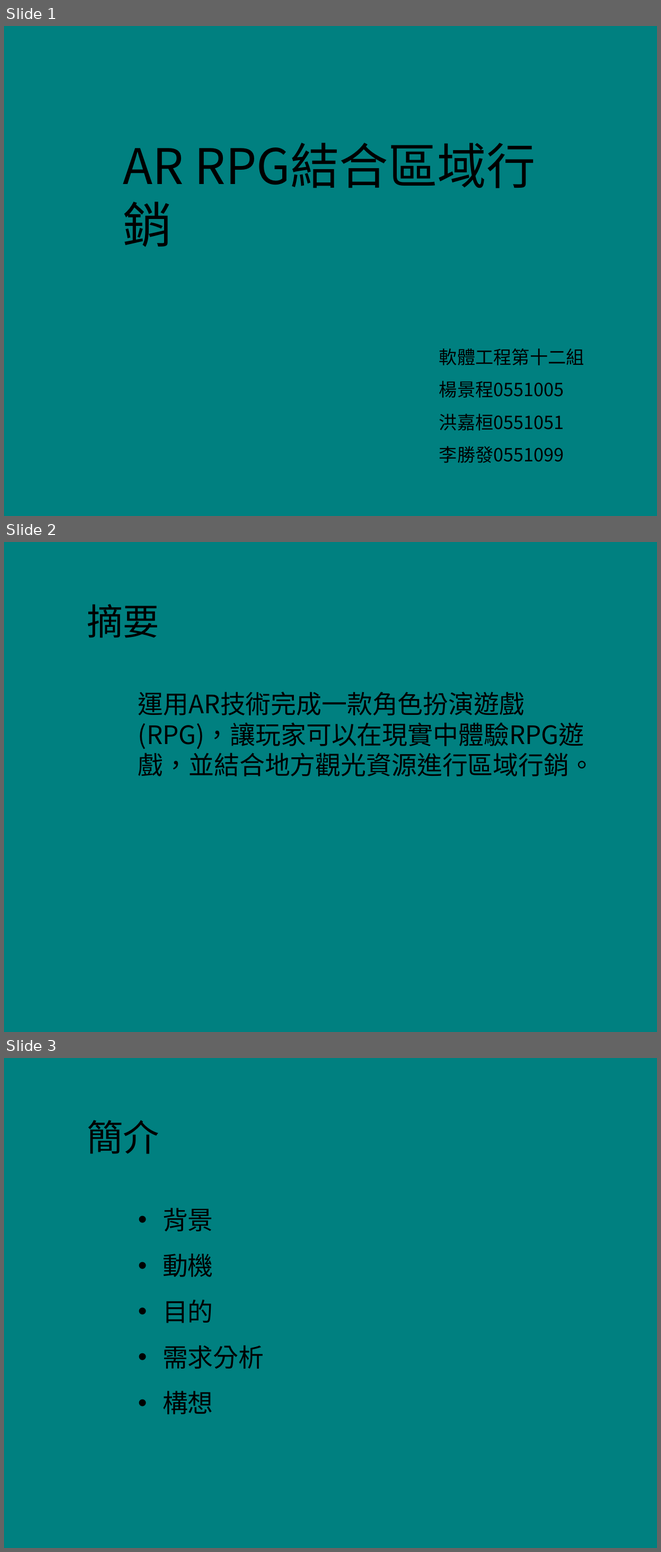
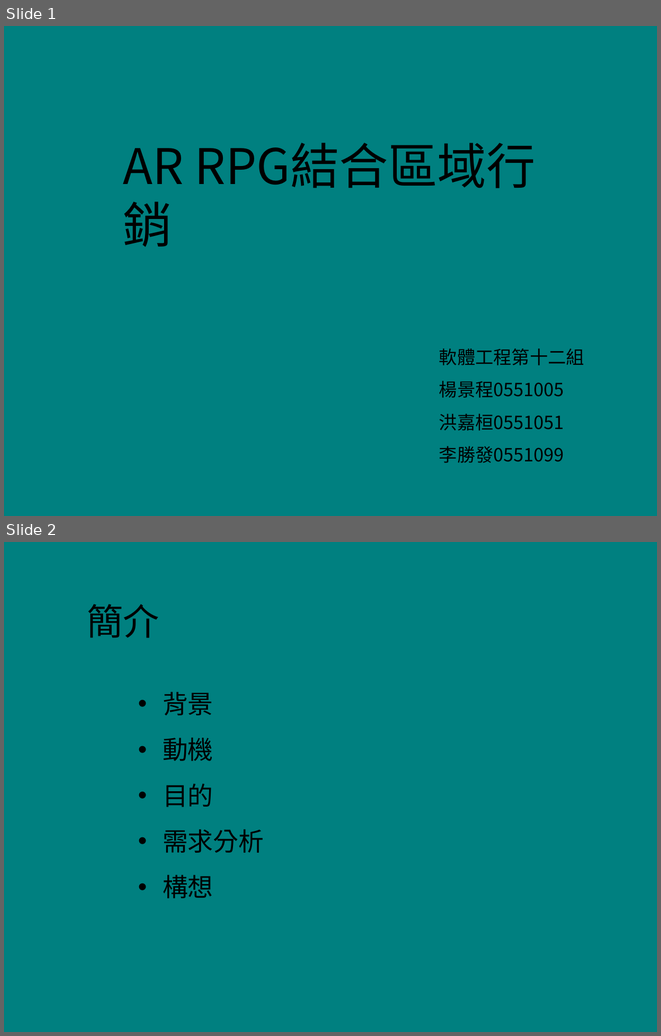
Before and after one commit to 02543420/107_SE_Team-12, a slide deck: 107_SE_Team12_AR RPG結合區域行銷.pptx. Shown one above the other, each under a label of ours: slides 1, 2 and 3 before the commit, slides 1 and 2 after it. The pictures are 661x1552 and 661x1036 pixels, drawn with LibreOffice and Linux fonts; fonts in the diff are those of the drawing; background and template pictures are left out. Boxes give left, top, right and bottom in pixels: in the first picture for what was removed or moved away, otherwise in the second. Text is boxed around its words. In the diff, an @@ line names an element or a change of style, - is before the commit and + after.

```diff
--- a/107_SE_Team12_AR RPG結合區域行銷.pptx
+++ b/107_SE_Team12_AR RPG結合區域行銷.pptx
@@ slide 2 removed at bbox=[4, 542, 657, 1032], background picture (left out) @@
@@ title removed at bbox=[87, 604, 159, 638] @@
-摘要
@@ text removed at bbox=[138, 691, 594, 776] @@
-運用AR技術完成一款角色扮演遊戲(RPG)，讓玩家可以在現實中體驗RPG遊戲，並結合地方觀光資源進行區域行銷。
@@ what was slide 3 is now slide 2 @@
```
Also in this commit, not shown: 1 slide added.
